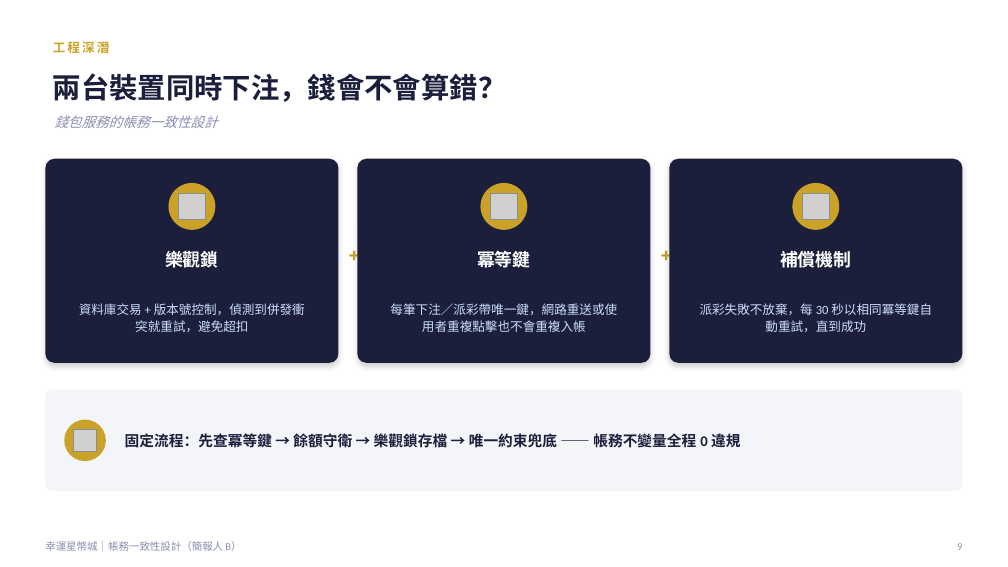
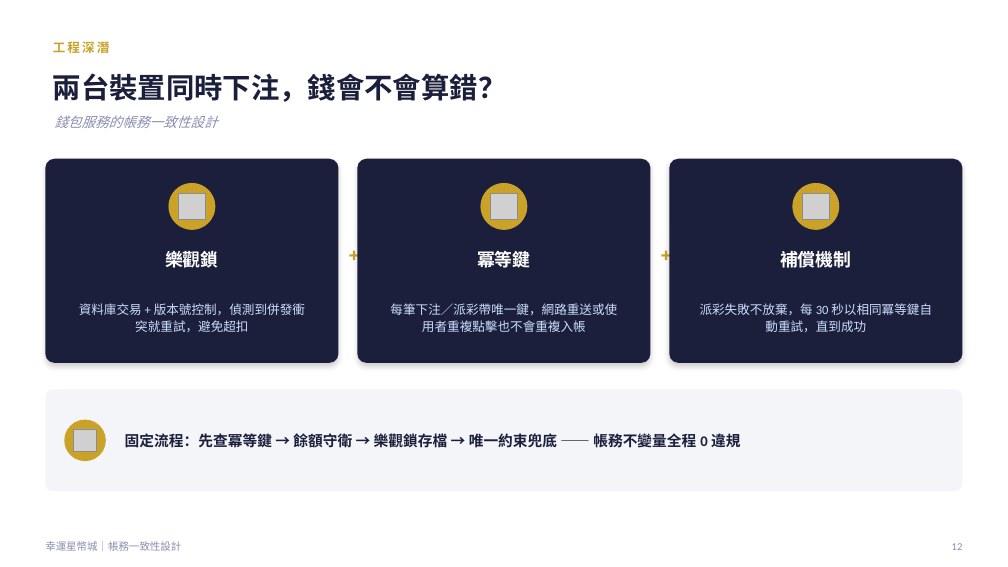
Before and after one commit to opitt2029/Lucky_Star_Casino, a slide deck: slide 13 of docs/report/幸運星幣城-30分鐘簡報-優化版.pptx (slide 9 before the commit). Drawn at 1008x567 pixels with LibreOffice and Linux fonts; fonts in the diff are those of the drawing; grey boxes stand for pictures. Boxes give left, top, right and bottom in pixels: in the first picture for what was removed or moved away, otherwise in the second. Text is boxed around its words. In the diff, an @@ line names an element or a change of style, - is before the commit and + after.

```diff
--- a/docs/report/幸運星幣城-30分鐘簡報-優化版.pptx
+++ b/docs/report/幸運星幣城-30分鐘簡報-優化版.pptx
@@ text at (x1=45, y1=541, x2=181, y2=551): text changed @@
-幸運星幣城｜帳務一致性設計（簡報人 B）
+幸運星幣城｜帳務一致性設計
@@ text at (x1=952, y1=543, x2=963, y2=550): text changed @@
-9
+12
```
Also in this commit, not shown: 13 other slides changed, 4 slides added, 4 other files.
